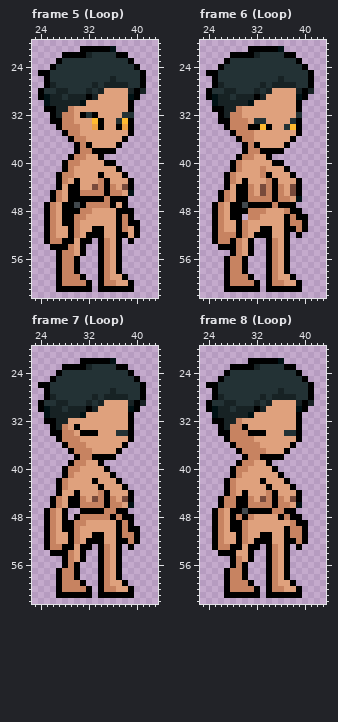
Two states of a pixel-art file, NPC/Sasha.ase. This is how it looked before the edit.
64x64 pixels, 18 frames. Colours within 5 levels of each other are drawn and written as one. Shown: frame 5 (Loop): x 23..43, y 20..62; frame 6 (Loop): x 23..43, y 20..62; frame 7 (Loop): x 23..43, y 20..62; frame 8 (Loop): x 23..43, y 20..62. The commit also changed other frames, which this record leaves out.
After the commit:
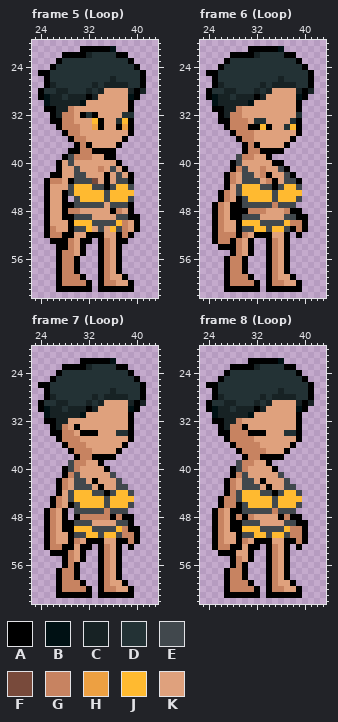
Palette (. is transparent): A #000000  B #001114  C #172224  D #233235  E #41484d  F #784a3b  G #c78361  H #eda042  J #ffba30  K #dfa17d
What changed:
layer "Clothes" now shown
Frame 5 (Loop), layers "Clothes", "Body":
y 38: x 29 . -> A
y 39: x 28..29 .A -> AE; x 32 K -> G; x 34..36 A.. -> KAA
y 40: x 27..30 .AGG -> AKEK; x 35..37 AA. -> KKA
y 41: x 27..30 .AGK -> AKKE; x 34 K -> G; x 36..38 KA. -> EKA
y 42: x 26 . -> A; x 28..31 GGKK -> KKEE; x 34..35 AK -> KA; x 37..39 KA. -> EKA
y 43: x 25..34 ..AGKAKKKG -> AGGKAEEEFK; x 37..38 KK -> EE
y 44: x 25..27 ..A -> AKK; x 29..34 AAKKFG -> EJJJEE; x 36..39 GKFA -> EJJE
y 45: x 25..39 .AGKAAGGGGAGGKB -> AKKAEJJJJJEJJJJ
y 46: x 25..39 .AGKAAAAAAGAAA. -> AKKA.EJJJJEJJJE
y 47: x 26 G -> K; x 31..39 AGGGGAKA. -> EEEEKEEEA
y 48: x 26 G -> K; x 29..32 AAGG -> GGKK; x 36..38 KAA -> AGK
y 49: x 26 G -> K; x 30..32 GGK -> EEE; x 37..38 AG -> EE; x 40 . -> A
y 50: x 26 G -> K; x 28 A -> K; x 30..37 GKKKKKKA -> JJJEEEEJ; x 39 A -> K
y 51: x 30..34 GKKAA -> EEJKE; x 36..37 KA -> JE
y 52: x 27..28 KK -> GA; x 30 G -> K; x 38..40 AKA -> GA.
y 53: x 25..27 AGG -> .AA; x 29 A -> G; x 38..39 .A -> A.
y 54: x 26 A -> .
Frame 6 (Loop), layer "Clothes":
y 39: x 29 A -> E
y 40: x 29 G -> E
y 41: x 30 K -> E; x 36 K -> E
y 42: x 30..31 KK -> EE; x 37 K -> E
y 43: x 30..32 AKK -> EEE; x 37..38 KK -> EE
y 44: x 29..34 AAGKFG -> EJJJEE; x 36..39 GKFA -> EJJE
y 45: x 29..39 AAGKFGAGKFA -> EJJJJJEJJJJ
y 46: x 30..39 AGGGGAGGKB -> EJJJJEJJJE
y 47: x 31..34 AAAA -> EEEE; x 36..38 AAA -> EEE
y 49: x 30..32 .GG -> EEE; x 37..38 AG -> EE
y 50: x 30..37 GKKKKKKA -> JJJEEEEJ
y 51: x 30..37 GKKAAKKA -> EEJJEJJE
Frame 7 (Loop), layer "Clothes":
y 39: x 29 A -> E
y 40: x 29 G -> E
y 41: x 30 K -> E; x 36 A -> E
y 42: x 30..31 KK -> EE; x 37 A -> E
y 43: x 30..32 KKK -> EEE; x 37..38 KA -> EE
y 44: x 29..34 KAKKKG -> EJJJEE; x 36..39 KKKA -> EJJE
y 45: x 29..39 AAGKFGAGKFA -> EJJJJJEJJJJ
y 46: x 30..39 AGGGGAGGKB -> EJJJJEJJJE
y 47: x 30..34 .AAAA -> EEEEE; x 36..38 GAA -> EEE
y 49: x 30..32 GGK -> EEE; x 37..38 AG -> EE
y 50: x 30..37 GKKKKKKA -> JJJEEEEJ
y 51: x 30..37 GKKAAKKA -> EEJJEJJE
Frame 8 (Loop), layer "Clothes":
y 39: x 29 A -> E
y 40: x 29 G -> E
y 41: x 30 K -> E; x 36 A -> E
y 42: x 30..31 KK -> EE; x 37 A -> E
y 43: x 30..32 KKK -> EEE; x 37..38 KA -> EE
y 44: x 29..34 KAKKKG -> EJJJEE; x 36..39 KKKA -> EJJE
y 45: x 29..39 AAGKFGAGKFA -> EJJJJJEJJJJ
y 46: x 30..39 AGGGGAGGKB -> EJJJJEJJJE
y 47: x 31..34 AAAA -> EEEE; x 36..38 GAA -> EEE
y 49: x 30..32 GKK -> EEE; x 37..38 KG -> EE
y 50: x 30..37 GKKKKKKA -> JJJEEEEJ
y 51: x 30..37 GKKAAKKA -> EEJJEJJE
